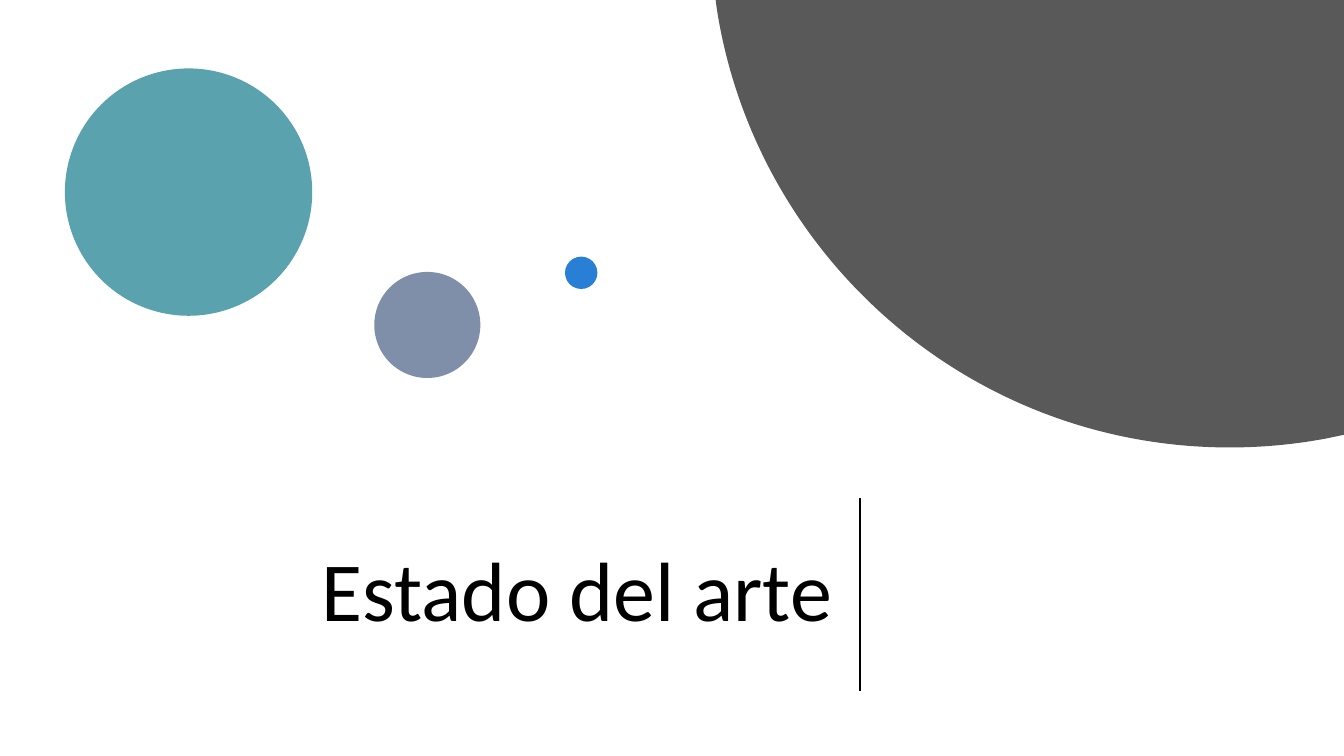
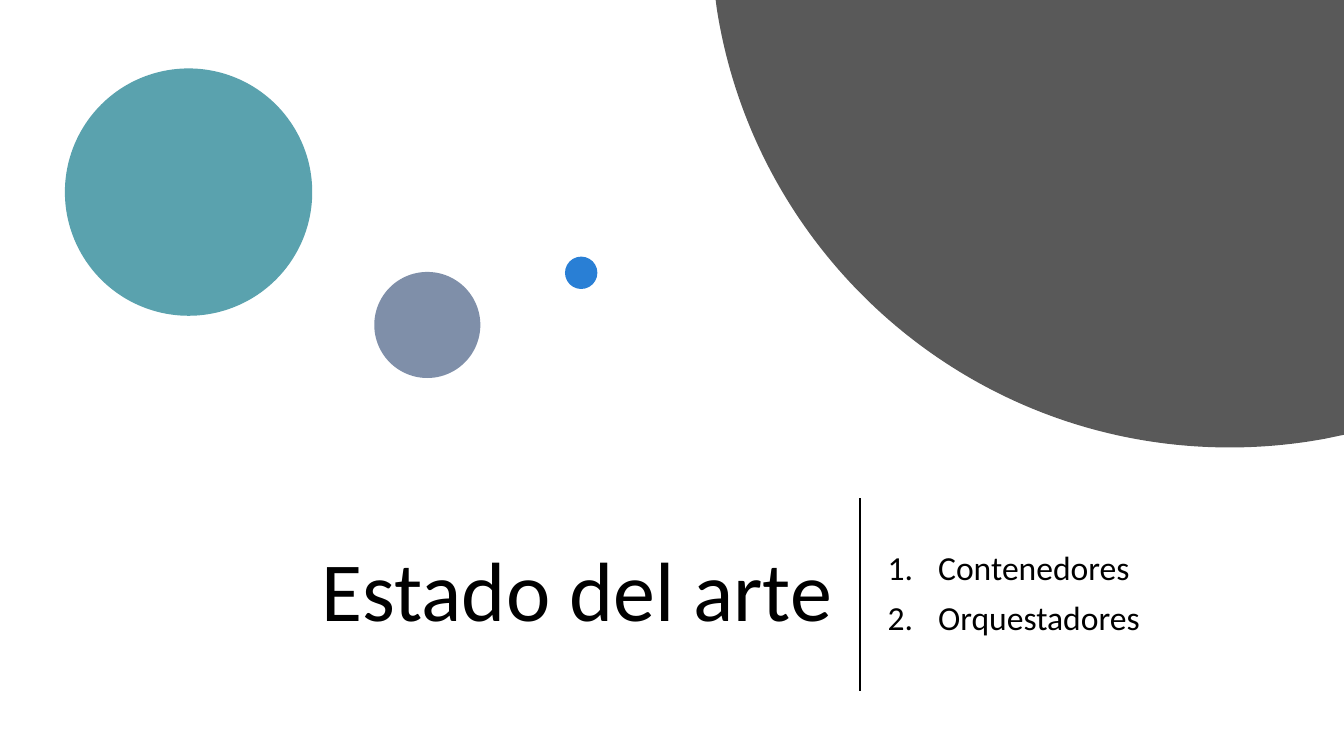
Before and after one commit to VictorIranzo/TFG_Microservices, a slide deck: slide 15 of Trabajo/Presentación/Desarrollo de software basado en microservicios.pptx (slide 14 before the commit). Drawn at 1344x756 pixels with LibreOffice and Linux fonts; fonts in the diff are those of the drawing. Boxes give left, top, right and bottom in pixels: in the first picture for what was removed or moved away, otherwise in the second. Text is boxed around its words. In the diff, an @@ line names an element or a change of style, - is before the commit and + after.

```diff
--- a/Trabajo/Presentación/Desarrollo de software basado en microservicios.pptx
+++ b/Trabajo/Presentación/Desarrollo de software basado en microservicios.pptx
@@ subtitle added at (938, 556, 1140, 636), 24 pt, text #000000 @@
+1. Contenedores
+2. Orquestadores
```
Also in this commit, not shown: 14 other slides changed, 14 slides added, 4 slides removed, 12 other files.
